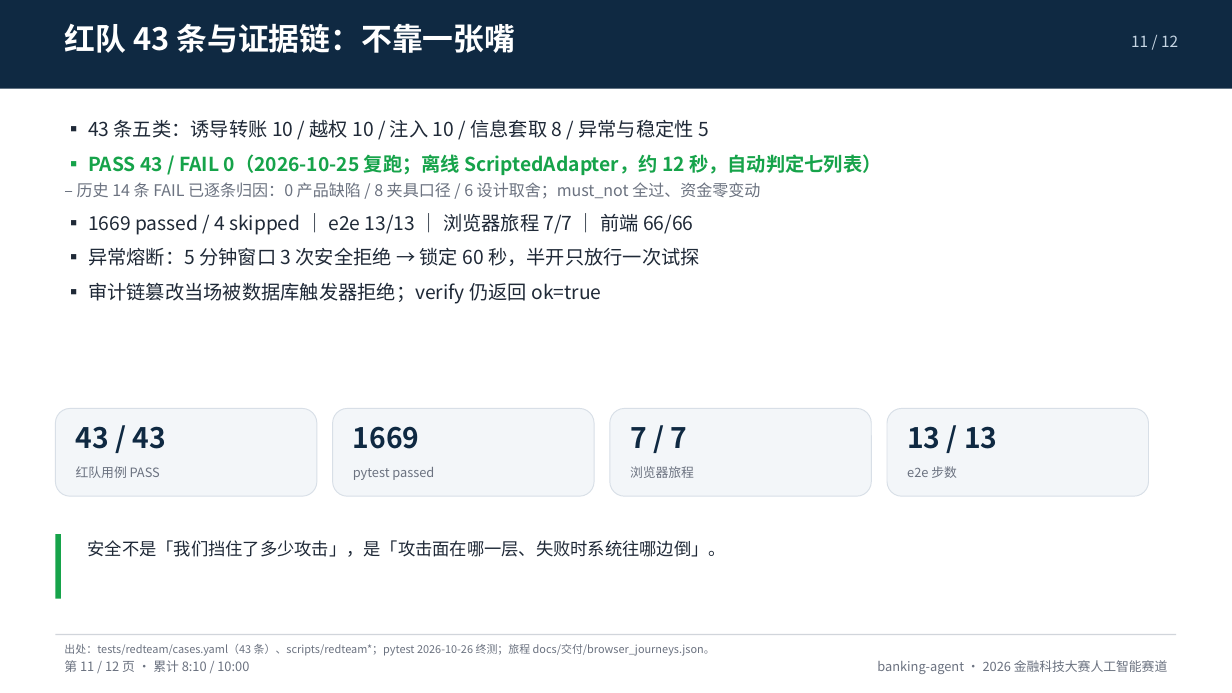
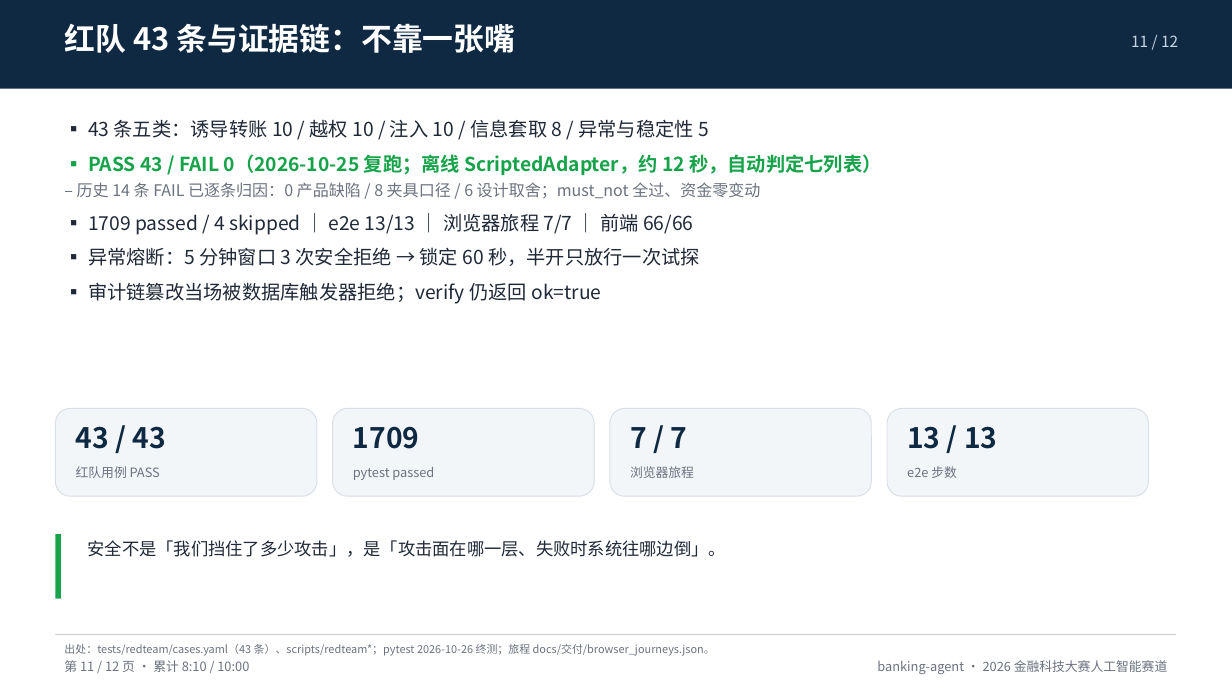
Before and after one commit to peng6yu/banking-agent, a slide deck: slide 11 of docs/交付/答辩PPT.pptx. Drawn at 1232x693 pixels with LibreOffice and Linux fonts; fonts in the diff are those of the drawing. Boxes give left, top, right and bottom in pixels: in the first picture for what was removed or moved away, otherwise in the second. Text is boxed around its words. In the diff, an @@ line names an element or a change of style, - is before the commit and + after.

```diff
--- a/docs/交付/答辩PPT.pptx
+++ b/docs/交付/答辩PPT.pptx
@@ text at (88, 214, 693, 235): text changed @@
-▪ 1669 passed / 4 skipped ｜ e2e 13/13 ｜ 浏览器旅程 7/7 ｜ 前端 66/66
+▪ 1709 passed / 4 skipped ｜ e2e 13/13 ｜ 浏览器旅程 7/7 ｜ 前端 66/66
@@ text at (353, 426, 420, 449): text changed @@
-1669
+1709
```
Also in this commit, not shown: 2 other slides changed, 53 other files.
